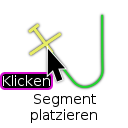
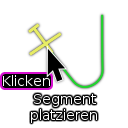
The second (128, 128) image is a revision of the first. Changes to its layers:
painted on "Segment ..." over [31, 94, 97, 123]
painted on "Drop Shadow #2" over [29, 92, 99, 125]
